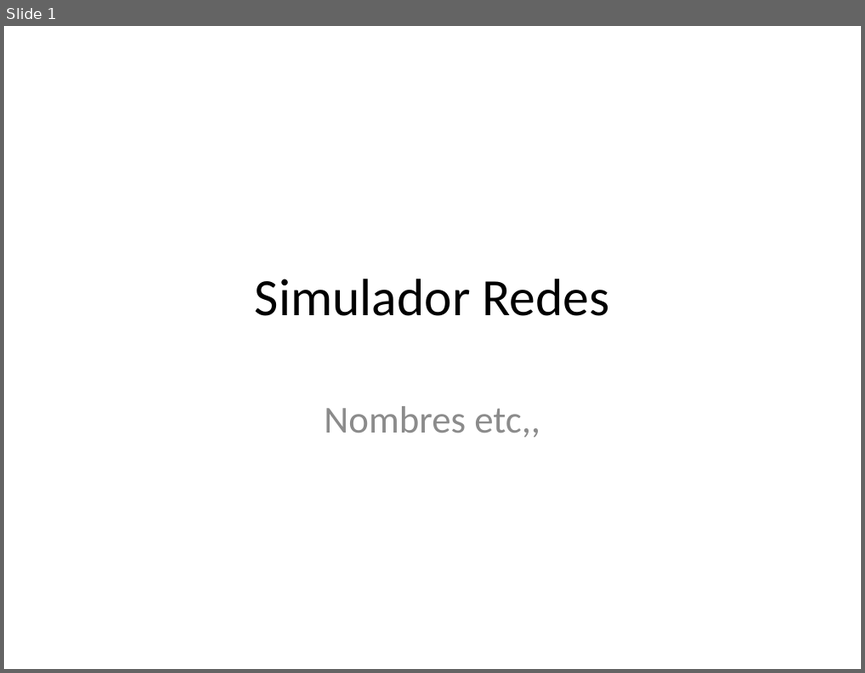
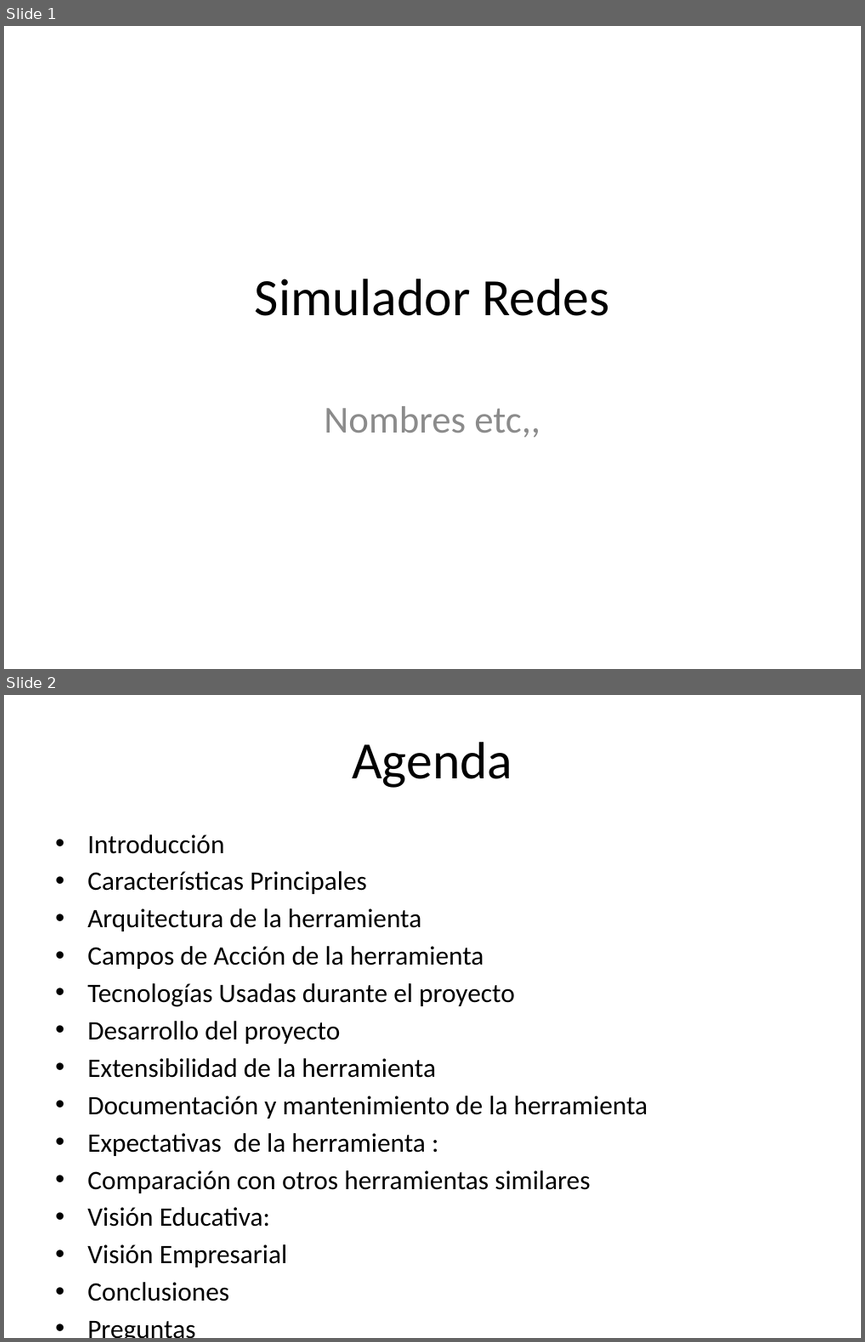
Before and after one commit to Xavinightshade/ipsimulator, a slide deck: presentacion sustentacion.pptx. Shown one above the other, each under a label of ours: slide 1 before the commit, slides 1 and 2 after it. The pictures are 865x673 and 865x1342 pixels, drawn with LibreOffice and Linux fonts; fonts in the diff are those of the drawing. Boxes give left, top, right and bottom in pixels: in the first picture for what was removed or moved away, otherwise in the second. Text is boxed around its words. In the diff, an @@ line names an element or a change of style, - is before the commit and + after.

```diff
--- a/presentacion sustentacion.pptx
+++ b/presentacion sustentacion.pptx
@@ slide 2 added at bbox=[4, 695, 861, 1338], background #FFFFFF @@
@@ title added at bbox=[352, 742, 512, 788], 44 pt, text #000000 @@
+Agenda
@@ text added at bbox=[87, 834, 648, 1301], 22.4 pt, text #000000 @@
+• Introducción
+• Características Principales
+• Arquitectura de la herramienta
+• Campos de Acción de la herramienta
+• Tecnologías Usadas durante el proyecto
+• Desarrollo del proyecto
+• Extensibilidad de la herramienta
+• Documentación y mantenimiento de la herramienta
+• Expectativas de la herramienta :
+• Comparación con otros herramientas similares
+• Visión Educativa:
+• Visión Empresarial
+• Conclusiones
+• Preguntas
```
Also in this commit, not shown: 1 slide changed, 1 other slide added.
